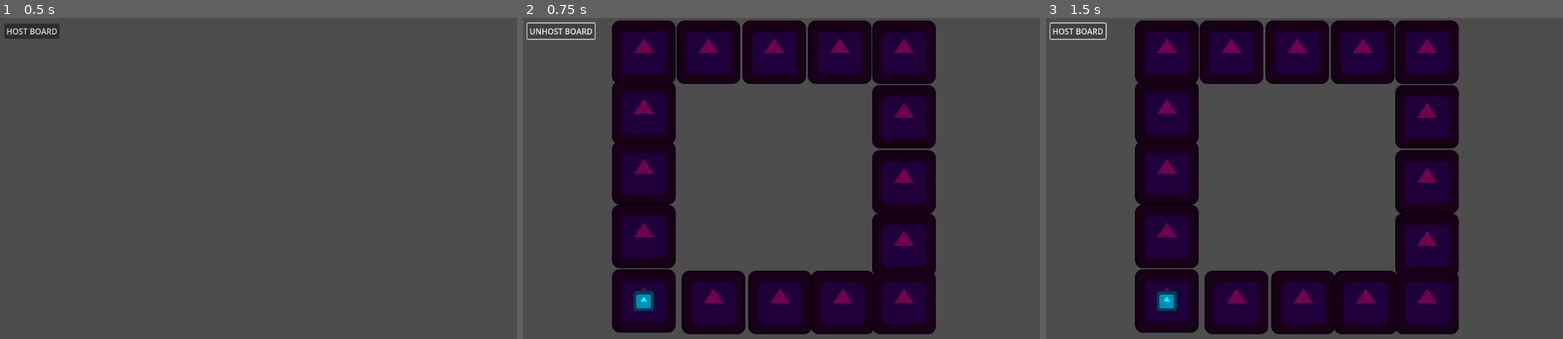
Above: before the commit, frames 1-3 (left to right).
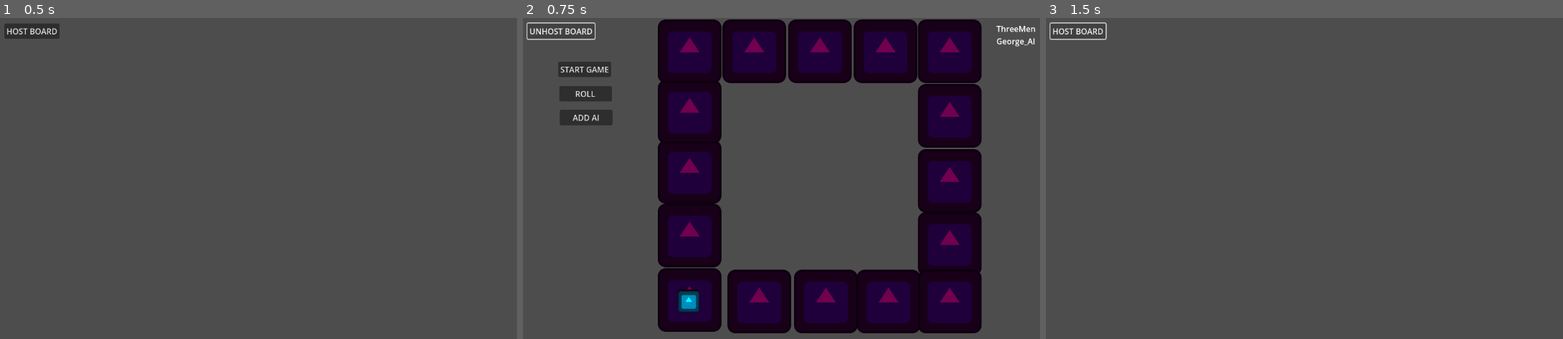
Above: after the commit, the same moments.

Repository: maclark/TheLandlordsGame
Game: Godot game, scene res://Landlord.tscn
The game is run twice, just before and just after one commit, with the same random seed, the same clock (stepped at 60 frames per second) and the same inputs. The engine's default icon, where the game draws it, is replaced by a stand-in: a white triangle on a blue panel in a dark square.
Inputs:
- Up to frame 1 (0.5 s): no input
- Up to frame 2 (0.75 s): click "HOST BOARD" at 0.5 s
- Up to frame 3 (1.5 s): click "UNHOST BOARD" at 1.25 s

Frame 1 is identical in both runs. In frame 2, 42% of the frame differs, in the area x 6-100%, y 0-99%; in frame 3, 38%.

Commit message:
- Players can move around the board clicking on "roll" - Player names from a txt file - board numbering indepenent of boards being unhosted

Diff:
--- a/GameBoard.tscn
+++ b/GameBoard.tscn
@@ -9,96 +9,117 @@
 
 [node name="Sprite2D" type="Sprite2D" parent="."]
 modulate = Color(0.443137, 0, 0.309804, 1)
-position = Vector2(243, 570)
+position = Vector2(335, 568)
 texture = ExtResource("3_ocn0r")
 script = ExtResource("2_8lajx")
 
 [node name="Sprite2D2" type="Sprite2D" parent="."]
 modulate = Color(0.443137, 0, 0.309804, 1)
-position = Vector2(243, 440)
+position = Vector2(335, 438)
 texture = ExtResource("3_ocn0r")
 script = ExtResource("2_8lajx")
 
 [node name="Sprite2D3" type="Sprite2D" parent="."]
 modulate = Color(0.443137, 0, 0.309804, 1)
-position = Vector2(243, 312)
+position = Vector2(335, 310)
 texture = ExtResource("3_ocn0r")
 script = ExtResource("2_8lajx")
 
 [node name="Sprite2D4" type="Sprite2D" parent="."]
 modulate = Color(0.443137, 0, 0.309804, 1)
-position = Vector2(243, 191)
+position = Vector2(335, 189)
 texture = ExtResource("3_ocn0r")
 script = ExtResource("2_8lajx")
 
 [node name="Sprite2D5" type="Sprite2D" parent="."]
 modulate = Color(0.443137, 0, 0.309804, 1)
-position = Vector2(243, 69)
+position = Vector2(335, 67)
 texture = ExtResource("3_ocn0r")
 script = ExtResource("2_8lajx")
 
 [node name="Sprite2D6" type="Sprite2D" parent="."]
 modulate = Color(0.443137, 0, 0.309804, 1)
-position = Vector2(373, 69)
+position = Vector2(465, 67)
 texture = ExtResource("3_ocn0r")
 script = ExtResource("2_8lajx")
 
 [node name="Sprite2D7" type="Sprite2D" parent="."]
 modulate = Color(0.443137, 0, 0.309804, 1)
-position = Vector2(505, 69)
+position = Vector2(597, 67)
 texture = ExtResource("3_ocn0r")
 script = ExtResource("2_8lajx")
 
 [node name="Sprite2D8" type="Sprite2D" parent="."]
 modulate = Color(0.443137, 0, 0.309804, 1)
-position = Vector2(637, 69)
+position = Vector2(729, 67)
 texture = ExtResource("3_ocn0r")
 script = ExtResource("2_8lajx")
 
 [node name="Sprite2D9" type="Sprite2D" parent="."]
 modulate = Color(0.443137, 0, 0.309804, 1)
-position = Vector2(766, 69)
+position = Vector2(858, 67)
 texture = ExtResource("3_ocn0r")
 script = ExtResource("2_8lajx")
 
 [node name="Sprite2D10" type="Sprite2D" parent="."]
 modulate = Color(0.443137, 0, 0.309804, 1)
-position = Vector2(766, 199)
+position = Vector2(858, 197)
 texture = ExtResource("3_ocn0r")
 script = ExtResource("2_8lajx")
 
 [node name="Sprite2D11" type="Sprite2D" parent="."]
 modulate = Color(0.443137, 0, 0.309804, 1)
-position = Vector2(766, 330)
+position = Vector2(858, 328)
 texture = ExtResource("3_ocn0r")
 script = ExtResource("2_8lajx")
 
 [node name="Sprite2D12" type="Sprite2D" parent="."]
 modulate = Color(0.443137, 0, 0.309804, 1)
-position = Vector2(766, 457)
+position = Vector2(858, 455)
 texture = ExtResource("3_ocn0r")
 script = ExtResource("2_8lajx")
 
 [node name="Sprite2D13" type="Sprite2D" parent="."]
 modulate = Color(0.443137, 0, 0.309804, 1)
-position = Vector2(766, 573)
+position = Vector2(858, 571)
 texture = ExtResource("3_ocn0r")
 script = ExtResource("2_8lajx")
 
 [node name="Sprite2D14" type="Sprite2D" parent="."]
 modulate = Color(0.443137, 0, 0.309804, 1)
-position = Vector2(643, 573)
+position = Vector2(735, 571)
 texture = ExtResource("3_ocn0r")
 script = ExtResource("2_8lajx")
 
 [node name="Sprite2D15" type="Sprite2D" parent="."]
 modulate = Color(0.443137, 0, 0.309804, 1)
-position = Vector2(517, 573)
+position = Vector2(609, 571)
 texture = ExtResource("3_ocn0r")
 script = ExtResource("2_8lajx")
 
 [node name="Sprite2D16" type="Sprite2D" parent="."]
 modulate = Color(0.443137, 0, 0.309804, 1)
-position = Vector2(383, 573)
+position = Vector2(475, 571)
 texture = ExtResource("3_ocn0r")
 script = ExtResource("2_8lajx")
+
+[node name="StartButton" type="Button" parent="."]
+offset_left = 71.0
+offset_top = 88.0
+offset_right = 177.0
+offset_bottom = 119.0
+text = "START GAME"
+
+[node name="Roll" type="Button" parent="."]
+offset_left = 73.0
+offset_top = 137.0
+offset_right = 179.0
+offset_bottom = 168.0
+text = "ROLL"
+
+[node name="AddAI" type="Button" parent="."]
+offset_left = 74.0
+offset_top = 185.0
+offset_right = 180.0
+offset_bottom = 216.0
+text = "ADD AI"
--- a/scripts/GameBoard.gd
+++ b/scripts/GameBoard.gd
@@ -1,17 +1,20 @@
 class_name GameBoard
 extends Node2D
 
-var id : int = -1
-var lord : Landlord = null
-var host : User = null
-var private_board : bool = false
-var squares : Array[Square] = []
-var players: Array[Player] = [];
-var current_player_index : int = 0
-var current_player : Player = null
-var time_turn_started : float = 0.0
-var paused : bool = false
-var game_running : bool = false
+@export var player_label_spacing : int = 25
+
+var id : 					int = -1
+var lord : 					Landlord = null
+var host : 					User = null
+var private_board : 		bool = false
+var squares : 				Array[Square] = []
+var players: 				Array[Player] = []
+var player_labels: 			Array[Label] = []
+var current_player_index : 	int = 0
+var current_player : 		Player = null
+var time_turn_started : 	float = 0.0
+var paused : 				bool = false
+var game_running : 			bool = false
 
 # adjustable game settings
 var start_money : int = Landlord.START_MONEY
@@ -21,8 +24,19 @@
 	id = new_id
 	lord = new_lord
 	host = new_host
+	var start_button : Button = $StartButton
+	start_button.pressed.connect(start_game)
+	var roll_button : Button = $Roll
+	roll_button.pressed.connect(roll_dice)
+	var add_ai_button : Button = $AddAI
+	add_ai_button.pressed.connect(add_ai)
+
+	var square_index = 0
 	for c in get_children():
 		if c is Square:
+			c.num = square_index
+			print("square found, num is %d" % c.num)
+			square_index += 1
 			squares.append(c as Square)
 	# TODO could probably load the last settings this user used
 
@@ -38,17 +52,36 @@
 	if players.size() == 0:
 		print("can't play with no players!")
 		return
-	players.shuffle()
 	for p in players:
 		p.money = start_money
+	#players.shuffle() only uncomment if we're willing to redraw ai
+	current_player = players[0]
+	print("GO! first player is %s" % current_player.nickname)
 
-func add_player(user : User, nickname : String, is_ai : bool) -> void:
+func add_ai() -> void:
+	add_player(players[0].user, true)
+
+func add_player(user : User, is_ai : bool) -> void:
+	var found_unique_name = false
+	var nickname = ""
+	while not found_unique_name:
+		found_unique_name = true
+		nickname = lord.default_player_names.pick_random();
+		for p in players:
+			if p.nickname == nickname:
+				found_unique_name = false
+	if is_ai:
+		nickname += "_AI"
+
 	if game_running:
 		print("we don't handle adding players during game right now")
 		return
 	if players.size() >= lord.MAX_PLAYERS:
 		print("no more players geez louweez, already got %s" % players.size())
 		return
+
+	user.board = self
+
 	var p = lord.PlayerClass.new()
 	p.user = user
 	p.nickname = nickname
@@ -58,12 +91,23 @@
 	var color_index = players.size() % Landlord.PLAYER_COLORS.size()
 	p.token.sprite.set_modulate(Landlord.PLAYER_COLORS[color_index])
 	place_player_token(p, squares[0])
+	# we assign them Go, but don't give 'em
+	# Mother Nature's Bounty just for being born
+	p.square = squares[0]
 	players.append(p)
 
-func remove_player(name : String) -> void:
+	# setup the labels
+	var label : Label = Label.new()
+	label.text = nickname
+	var y_offset = 10.0 + player_labels.size() * player_label_spacing
+	label.position = Vector2(get_viewport().size.x - 200.0, y_offset)
+	add_child(label)
+	player_labels.append(label)
+
+func remove_player(nickname : String) -> void:
 	var index = -1
 	for i in players.size():
-		if players[i].name == name:
+		if players[i].nickname == nickname:
 			index = i
 			break
 
@@ -76,40 +120,50 @@
 func next_turn() -> void:
 	# update ui
 	current_player_index = (current_player_index + 1) % players.size()
-	print("now it's %s's turn!" % players[current_player_index])
+	current_player = players[current_player_index]
+	print("now it's %s's turn!" % current_player.nickname)
 	time_turn_started = Time.get_ticks_msec() # TODO browser: get global time?
 
 func end_turn() -> void:
 	# TODO close dialog windows or whatever
 	next_turn()
 
+func roll_dice() -> void:
+	if game_running:
+		process_roll(current_player, randi_range(1, 6), randi_range(1, 6))
+	else:
+		print("no rolling dice, game hasn't started!")
+
 func process_roll(p : Player, die0 : int, die1 : int) -> void:
+	print("%s rolled %d+%d=%d" % [p.nickname, die0, die1, (die0 + die1)])
 	if die0 == die1:
 		if p.in_jail:
 			p.in_jail = false
-			print("got out of jail!")
+			push_warning("TODO: got out of jail!")
 		else:
-			print("handle super highway or whatever doubles means")
-		next_turn()
-	else:
-		var distance = die0 + die1
-		var square_index = p.square.num + distance
-		if square_index > squares.size():
-			# passed GO! collect $200
-			p.money += labor_on_mother_earth
-			square_index -= squares.size()
+			push_warning("TODO: handle super highway or whatever doubles means")
 
-		var old_square = p.square
-		place_player_token(p, squares[square_index])
-		process_square(p, old_square)
+	var distance = die0 + die1
+	var square_index = p.square.num + distance
+	if square_index >= squares.size():
+		# passed GO! collect $200
+		p.money += labor_on_mother_earth
+		square_index -= squares.size()
+
+	var came_from = p.square
+	var landed_on = squares[square_index]
+	place_player_token(p, landed_on)
+	process_square(p, came_from, landed_on)
 
 func place_player_token(p : Player, square : Square) -> void:
-	var offset = Vector2(
+	var temp_square_width = 10.0 # only the corners are squares, actually
+	var offset = temp_square_width * Vector2(
 		randf_range(-1.0, 1.0),
 		randf_range(-1.0, 1.0)
 	)
 	p.token.position = square.position + offset
 
-func process_square(_p : Player, _square : Square) -> void:
-	push_warning("process_square: NOT IMPLEMENTED")
+func process_square(p : Player, _came_from : Square, landed_on : Square) -> void:
+	p.square = landed_on
+	print("%s is now on square_%d" % [p.nickname, landed_on.num])
 	end_turn()
--- a/scripts/Landlord.gd
+++ b/scripts/Landlord.gd
@@ -6,15 +6,16 @@
 var PlayerTokenScene = preload("res://PlayerToken.tscn")
 var PlayerClass = preload("res://scripts/Player.gd")
 var UserClass = preload("res://scripts/User.gd")
-
 var boards : Array[GameBoard] = []
+var default_player_names : Array[String] = []
 var hosting_button : Button = null
 var fake_user : User = null
+var board_count : int = 0
 
 # default settings
 const MAX_PLAYERS = 99
 const LABOR_ON_MOTHER_EARTH = 200
-const TIME_PER_TURN = 60.0
+const TIME_PER_TURN = 60.0 * 1000 # convert to ms
 const START_MONEY = 1500
 const PLAYER_COLORS = [Color.DARK_RED, Color.AQUA, Color.CHARTREUSE, Color.YELLOW]
 
@@ -23,6 +24,13 @@
 	hosting_button = $HostingButton
 	hosting_button.text = "HOST BOARD"
 	hosting_button.pressed.connect(pressed_hosting_button.bind(hosting_button))
+
+	var file = FileAccess.open("res://scripts/funny_random_names.txt", FileAccess.READ)
+	while not file.eof_reached():
+		var line = file.get_line().strip_edges()
+		if line != "":
+			default_player_names.append(line)
+	file.close()
 
 func pressed_hosting_button(butt : Button) -> void:
 	# need to get user from browser somehow here
@@ -34,12 +42,13 @@
 		unhost_board(fake_user)
 
 func host_board(user : User) -> void:
-	var board = GameBoardScene.instantiate()
+	var board = GameBoardScene.instantiate() as GameBoard
 	add_child(board)
-	board.init_board(boards.size() + 1, self, user)
+	board_count += 1
+	board.init_board(board_count, self, user)
 	boards.append(board)
-	board.add_player(user, user.nickname, false)
-	board.add_player(user, "AI_Sam", true)
+	board.add_player(user, false)
+	board.add_ai()
 	print("hosting board_%s" % board.id)
 	# TODO make buttons for adding/remo players
 
@@ -55,6 +64,7 @@
 	for p in board.players:
 		p.user.board = null
 	boards.erase(board)
+	board.queue_free()
 
 func make_board_public(user : User) -> void:
 	if user.board:
--- a/scripts/Player.gd
+++ b/scripts/Player.gd
@@ -5,3 +5,5 @@
 var is_ai : bool = false # AI players are associated with host user
 var square : Square
 var token : PlayerToken
+var money : int
+var in_jail : bool = false
--- a/scripts/User.gd
+++ b/scripts/User.gd
@@ -4,4 +4,4 @@
 extends Node
 
 var board : GameBoard = null
-var nickname : String = "HenryGeorge"
+var nickname : String = "hg"
Not shown, added: scripts/funny_random_names.txt
